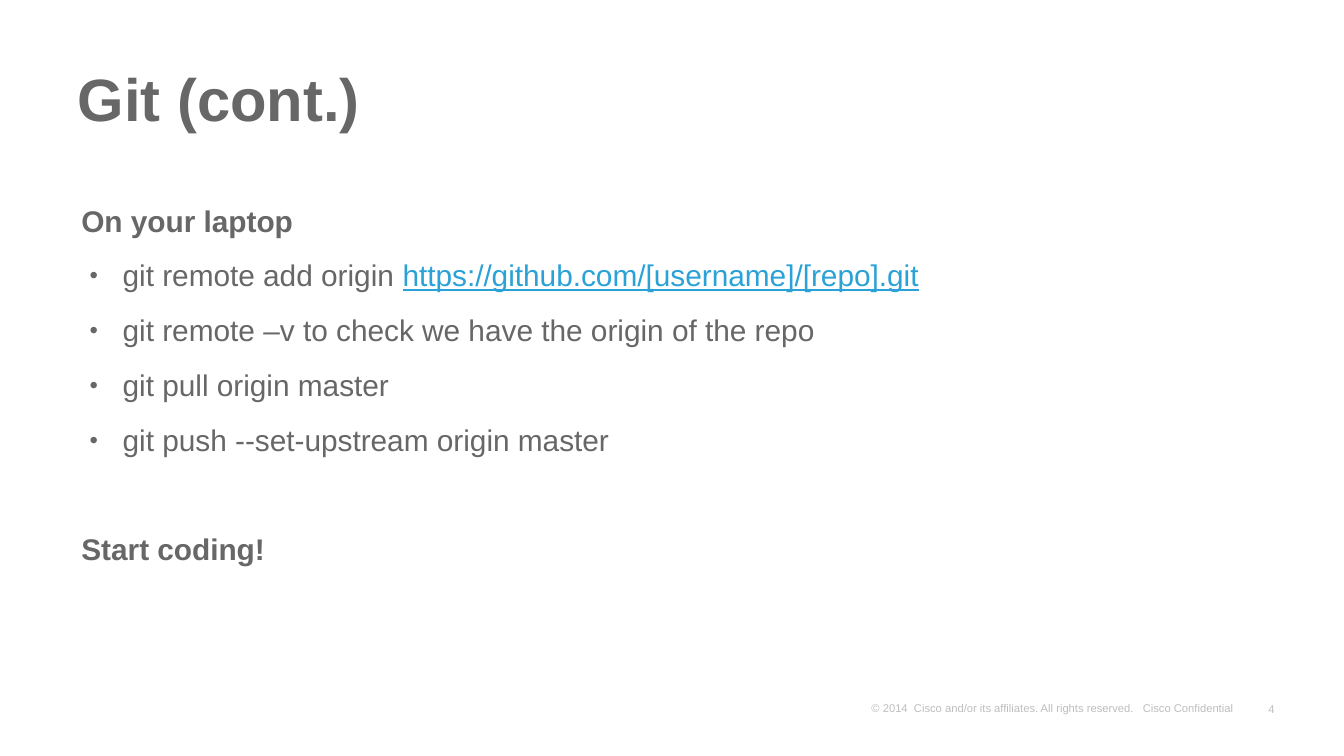
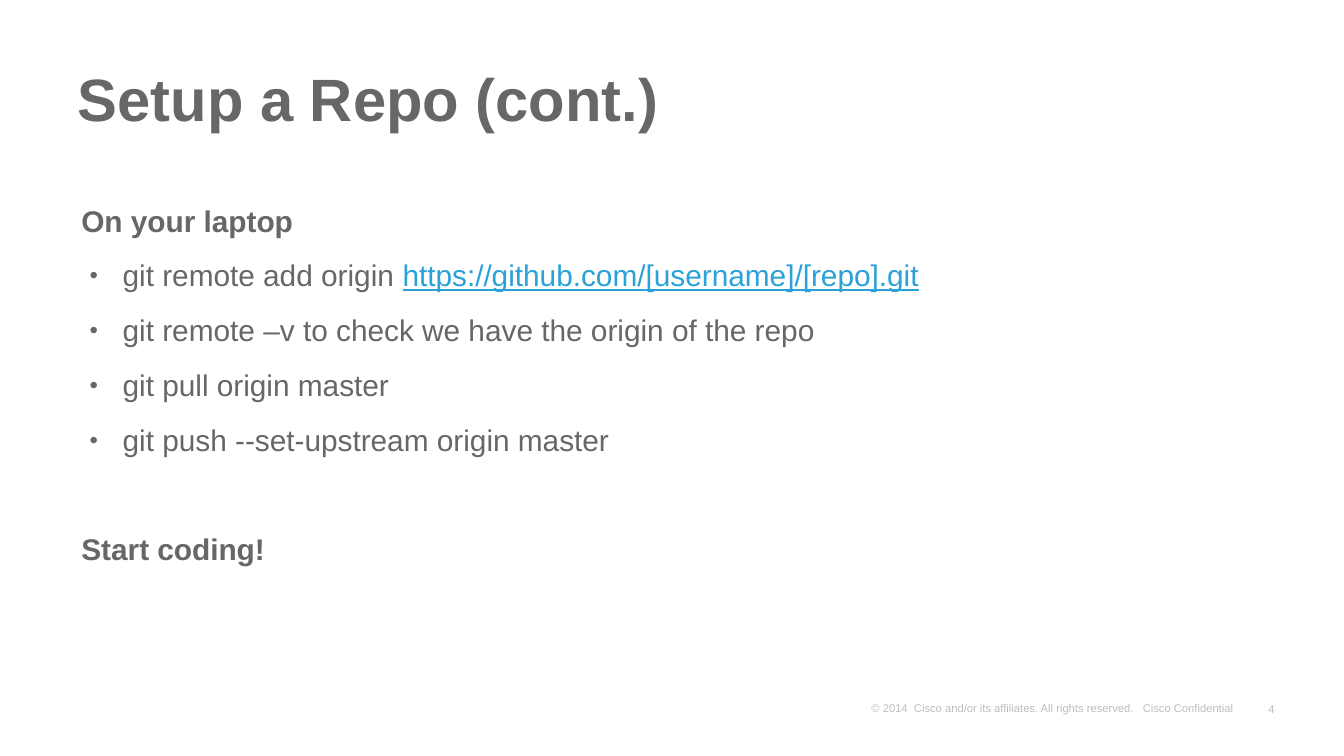
Before and after one commit to spirrello/devshow, a slide deck: slide 4 of Git101.pptx. Drawn at 1344x756 pixels with LibreOffice and Linux fonts; fonts in the diff are those of the drawing; background and template pictures are left out. Boxes give left, top, right and bottom in pixels: in the first picture for what was removed or moved away, otherwise in the second. Text is boxed around its words. In the diff, an @@ line names an element or a change of style, - is before the commit and + after.

```diff
--- a/Git101.pptx
+++ b/Git101.pptx
@@ title at (78, 77, 658, 132): text changed @@
-Git (cont.)
+Setup a Repo (cont.)
```
Also in this commit, not shown: 2 slides added, 1 other file.
